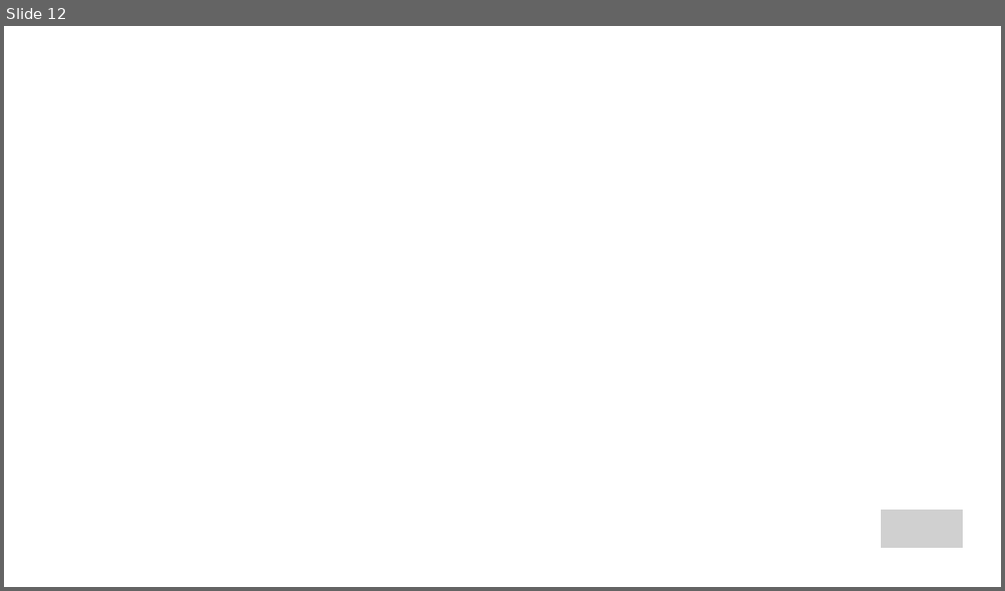
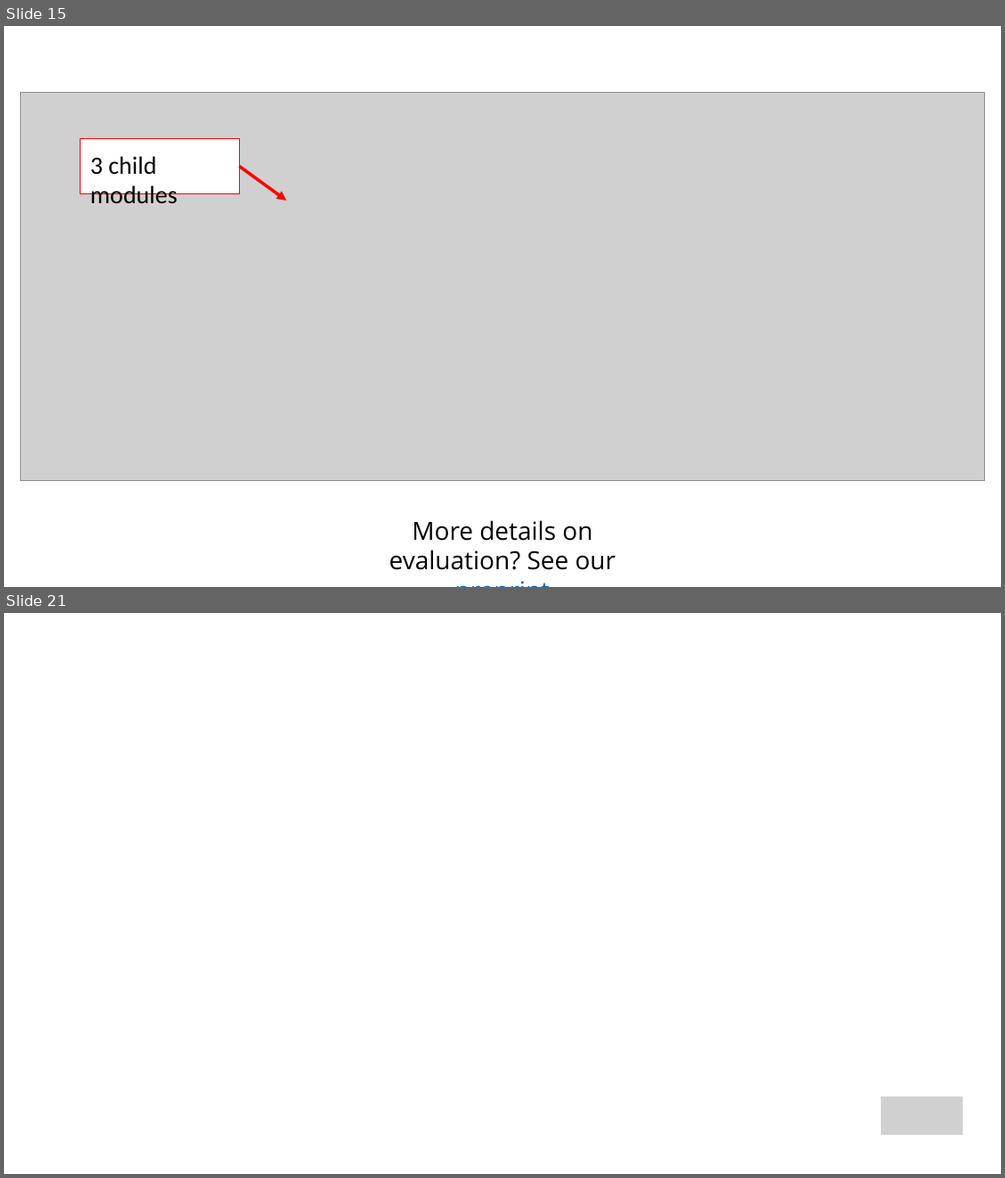
Before and after one commit to mzelst/talks, a slide deck: 2018/20180516sgmeawop/20180515asyougoeawop.odp. Shown one above the other, each under a label of ours: slide 12 before the commit, slides 15 and 21 after it; the slides between them are not shown. The pictures are 1005x591 and 1005x1178 pixels, drawn with LibreOffice and Linux fonts; fonts in the diff are those of the drawing; grey boxes stand for pictures. Boxes give left, top, right and bottom in pixels: in the first picture for what was removed or moved away, otherwise in the second. Text is boxed around its words. In the diff, an @@ line names an element or a change of style, - is before the commit and + after.

```diff
--- a/2018/20180516sgmeawop/20180515asyougoeawop.odp
+++ b/2018/20180516sgmeawop/20180515asyougoeawop.odp
@@ slide 15 added at (x1=4, y1=26, x2=1001, y2=587), background #FFFFFF @@
@@ picture added at (x1=20, y1=93, x2=985, y2=481) @@
@@ rectangle added at (x1=81, y1=139, x2=240, y2=193), fill #FFFFFF, outline #FF0000 0.74 pt, 24 pt, text #000000 @@
+3 child modules
@@ arrow added from (240, 166) to (287, 200), #FF0000 3 pt @@
@@ text added at (x1=389, y1=520, x2=616, y2=570), 24 pt, text #000000 @@
+More details on evaluation? See our preprint
@@ what was slide 12 is now slide 21 @@
```
Also in this commit, not shown: 3 slides changed, 8 other slides added, 1 slide removed, 1 other file.
